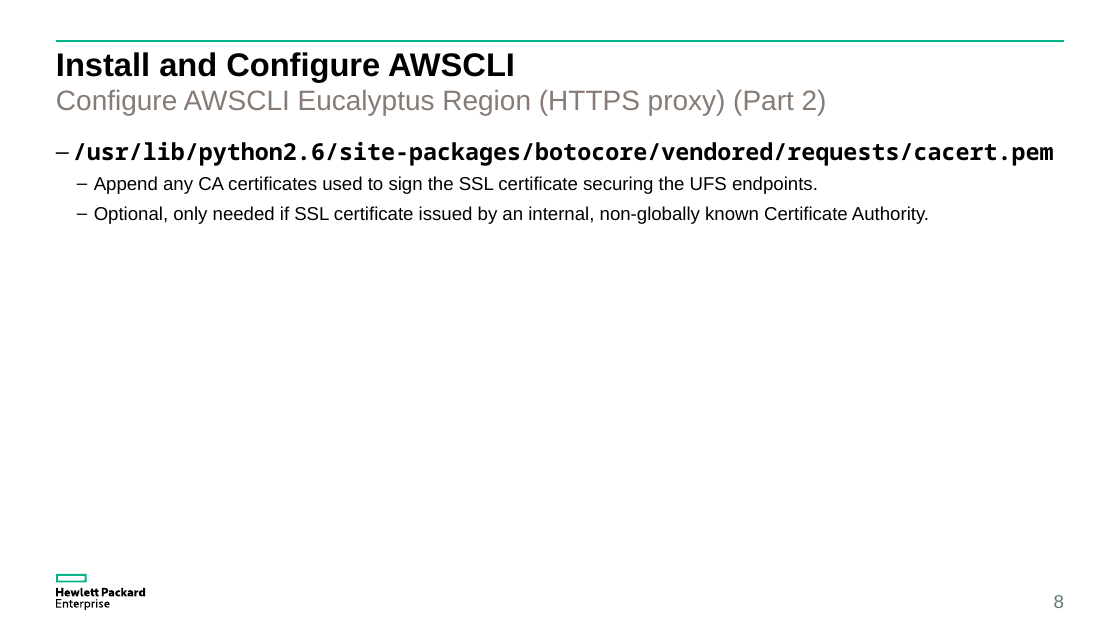
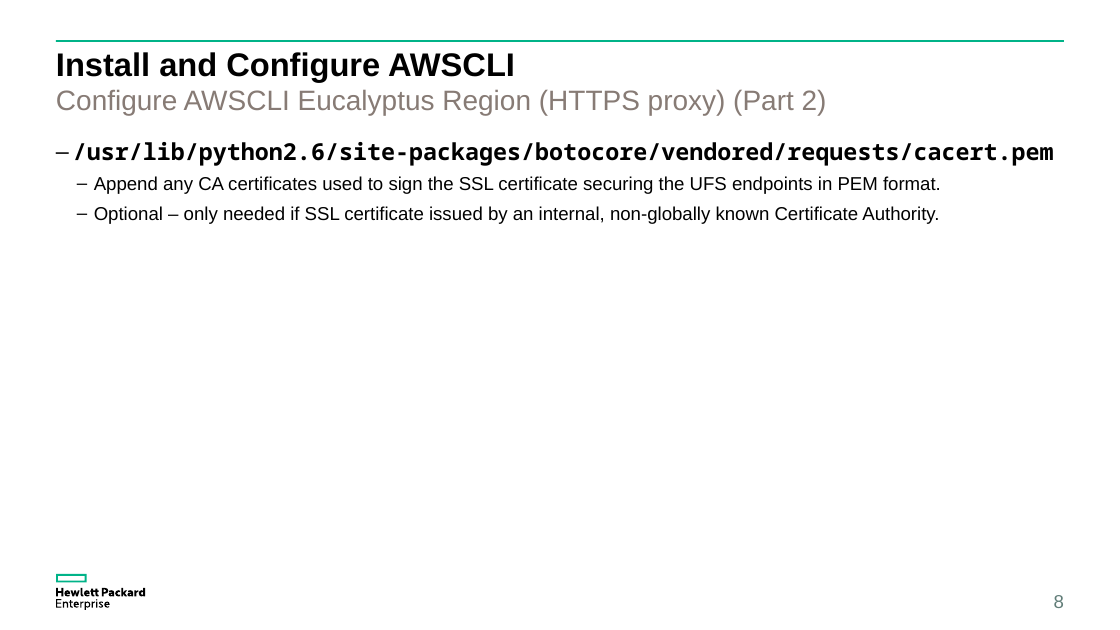
Before and after one commit to eucalyptus/euca-demo, a slide deck: slide 8 of demos/demo-90-configure-management-workstation/docs/demo-90-configure-management-workstation-short.pptx. Drawn at 1120x630 pixels with LibreOffice and Linux fonts; fonts in the diff are those of the drawing. Boxes give left, top, right and bottom in pixels: in the first picture for what was removed or moved away, otherwise in the second. Text is boxed around its words. In the diff, an @@ line names an element or a change of style, - is before the commit and + after.

```diff
--- a/demos/demo-90-configure-management-workstation/docs/demo-90-configure-management-workstation-short.pptx
+++ b/demos/demo-90-configure-management-workstation/docs/demo-90-configure-management-workstation-short.pptx
@@ text at [94, 176, 941, 224]: text changed @@
-  – Append any CA certificates used to sign the SSL certificate securing the UFS endpoints.
-  – Optional, only needed if SSL certificate issued by an internal, non-globally known Certificate Authority.
+  – Append any CA certificates used to sign the SSL certificate securing the UFS endpoints in PEM format.
+  – Optional – only needed if SSL certificate issued by an internal, non-globally known Certificate Authority.
```
Also in this commit, not shown: 6 other slides changed, 2 other files.
